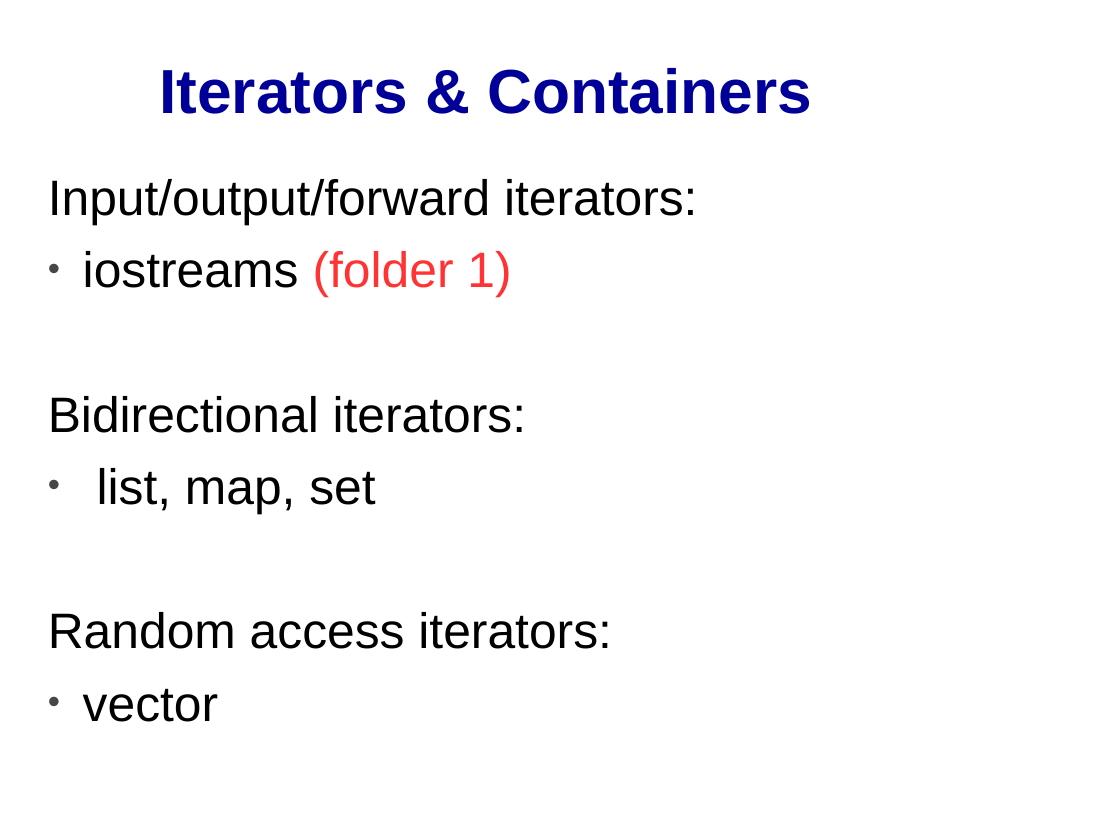
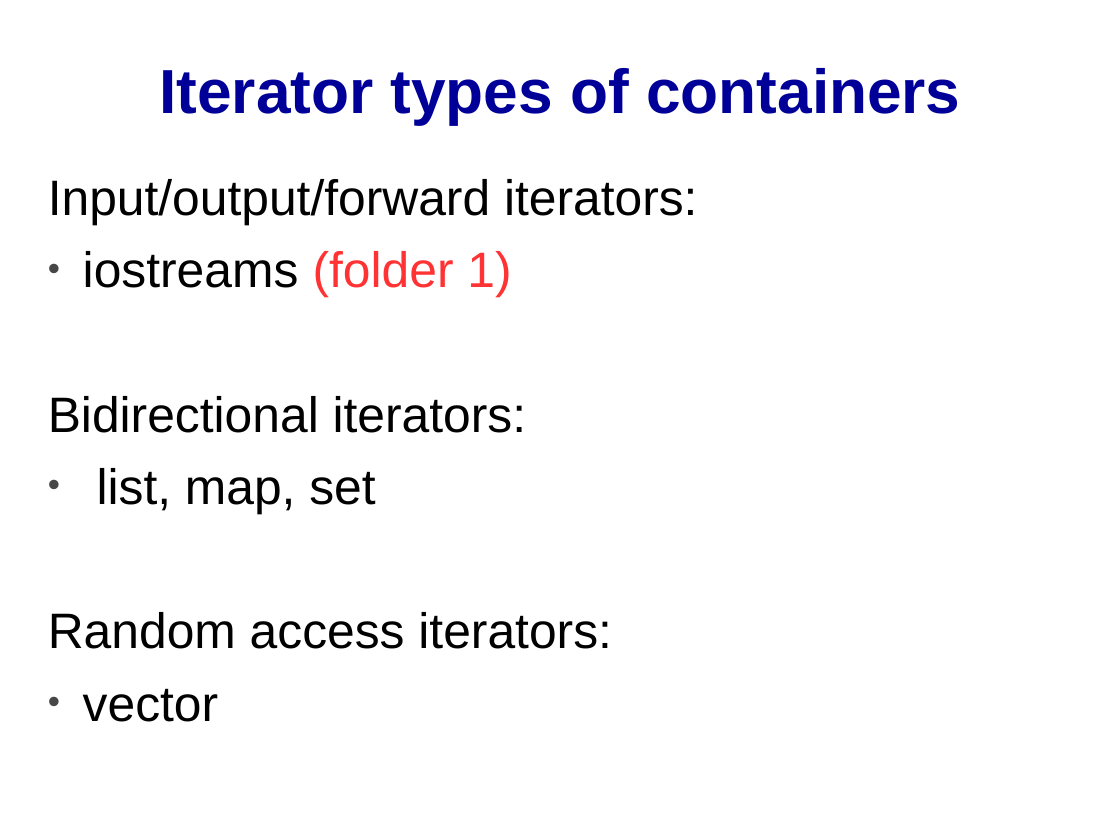
Before and after one commit to cpp-at-ariel/cpp-5780, a slide deck: slide 6 of 11-stl-algorithms/slides-iterators.odp. Drawn at 1120x840 pixels with LibreOffice and Linux fonts; fonts in the diff are those of the drawing. Boxes give left, top, right and bottom in pixels: in the first picture for what was removed or moved away, otherwise in the second. Text is boxed around its words. In the diff, an @@ line names an element or a change of style, - is before the commit and + after.

```diff
--- a/11-stl-algorithms/slides-iterators.odp
+++ b/11-stl-algorithms/slides-iterators.odp
@@ title at [159, 68, 960, 124]: text changed @@
-Iterators & Containers
+Iterator types of containers
```
Also in this commit, not shown: 28 slides removed, 31 other files.
